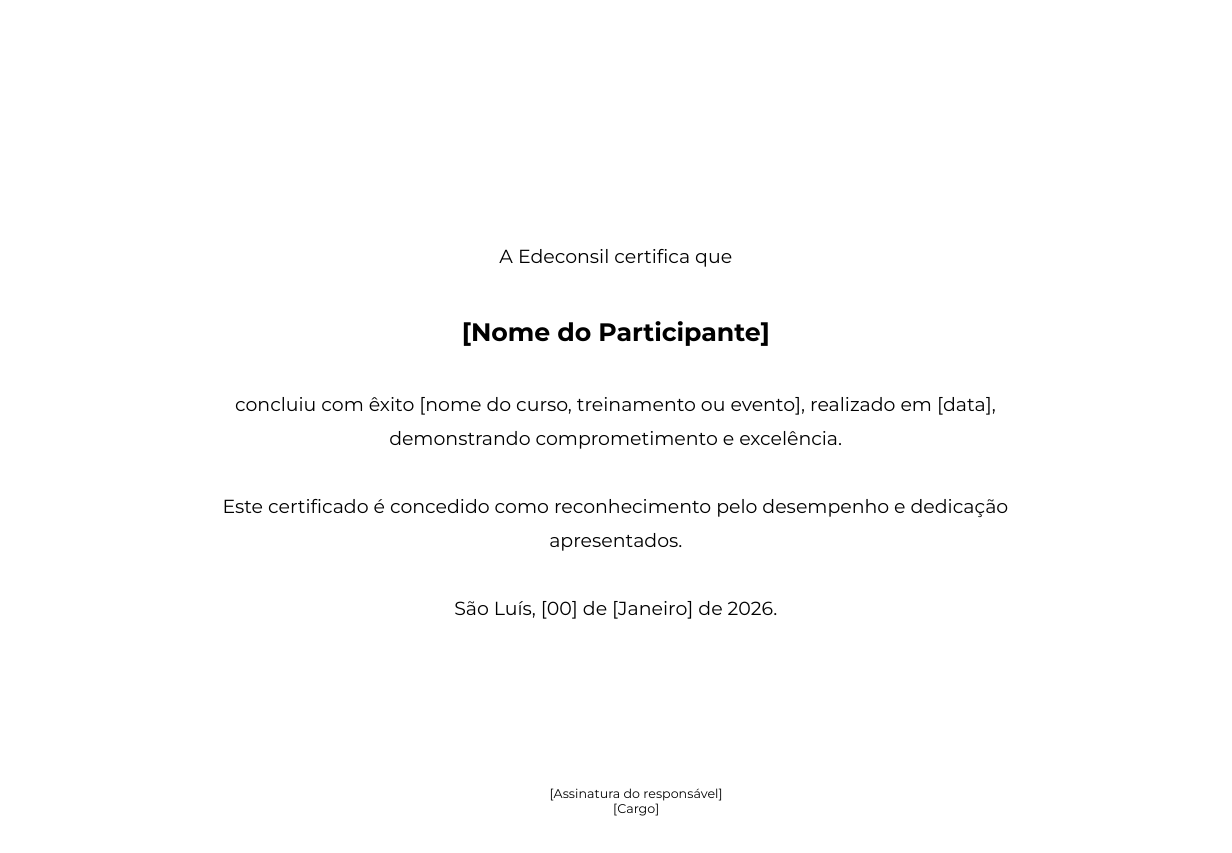
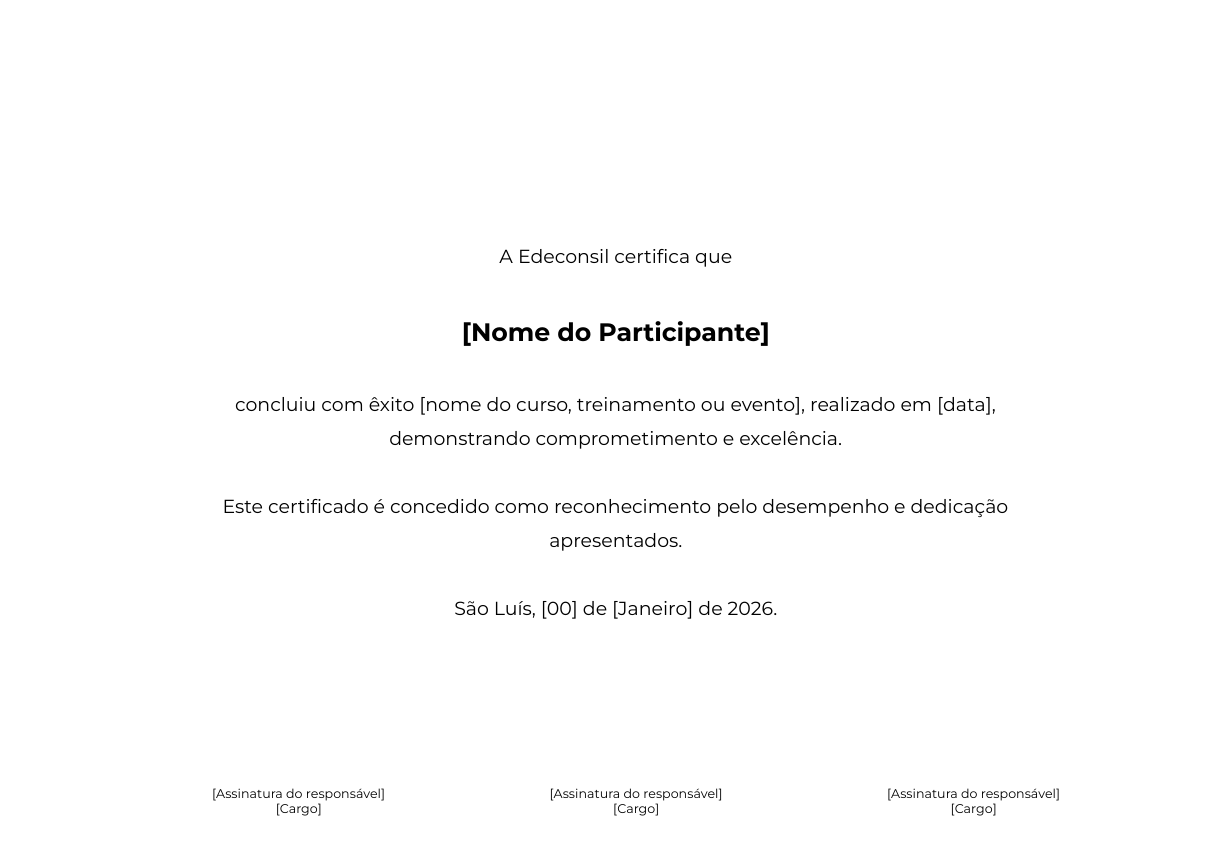
Before and after one commit to PabloHenrique97/treinamentos-edeconsil, a slide deck: slide 1 of certificados/FOR-CCR-006.r03_Modelo_de_Certificado.pptx. Drawn at 1232x853 pixels with LibreOffice and Linux fonts; fonts in the diff are those of the drawing; background and template pictures are left out. Boxes give left, top, right and bottom in pixels: in the first picture for what was removed or moved away, otherwise in the second. Text is boxed around its words. In the diff, an @@ line names an element or a change of style, - is before the commit and + after.

```diff
--- a/certificados/FOR-CCR-006.r03_Modelo_de_Certificado.pptx
+++ b/certificados/FOR-CCR-006.r03_Modelo_de_Certificado.pptx
@@ rectangle removed at (x1=824, y1=752, x2=1130, y2=797) @@
@@ text added at (x1=212, y1=788, x2=385, y2=816), 8 pt, text #000000 @@
+[Assinatura do responsável]
+[Cargo]
@@ text added at (x1=887, y1=788, x2=1060, y2=816), 8 pt, text #000000 @@
+[Assinatura do responsável]
+[Cargo]
```
Also in this commit, not shown: 1 other file.
